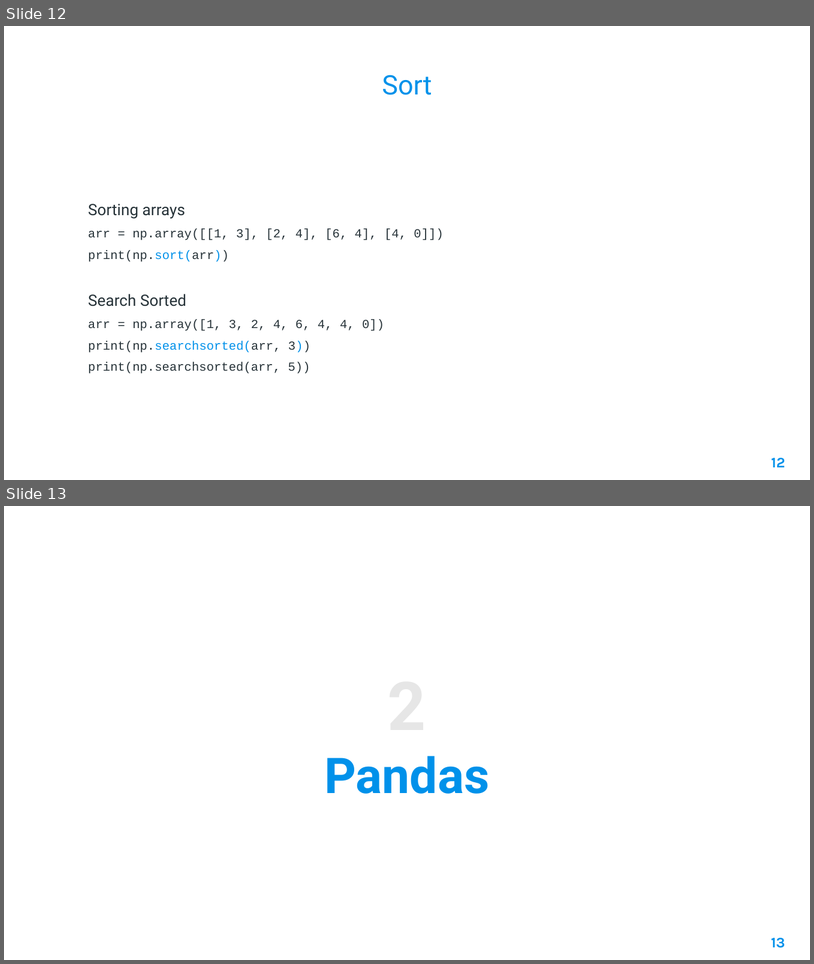
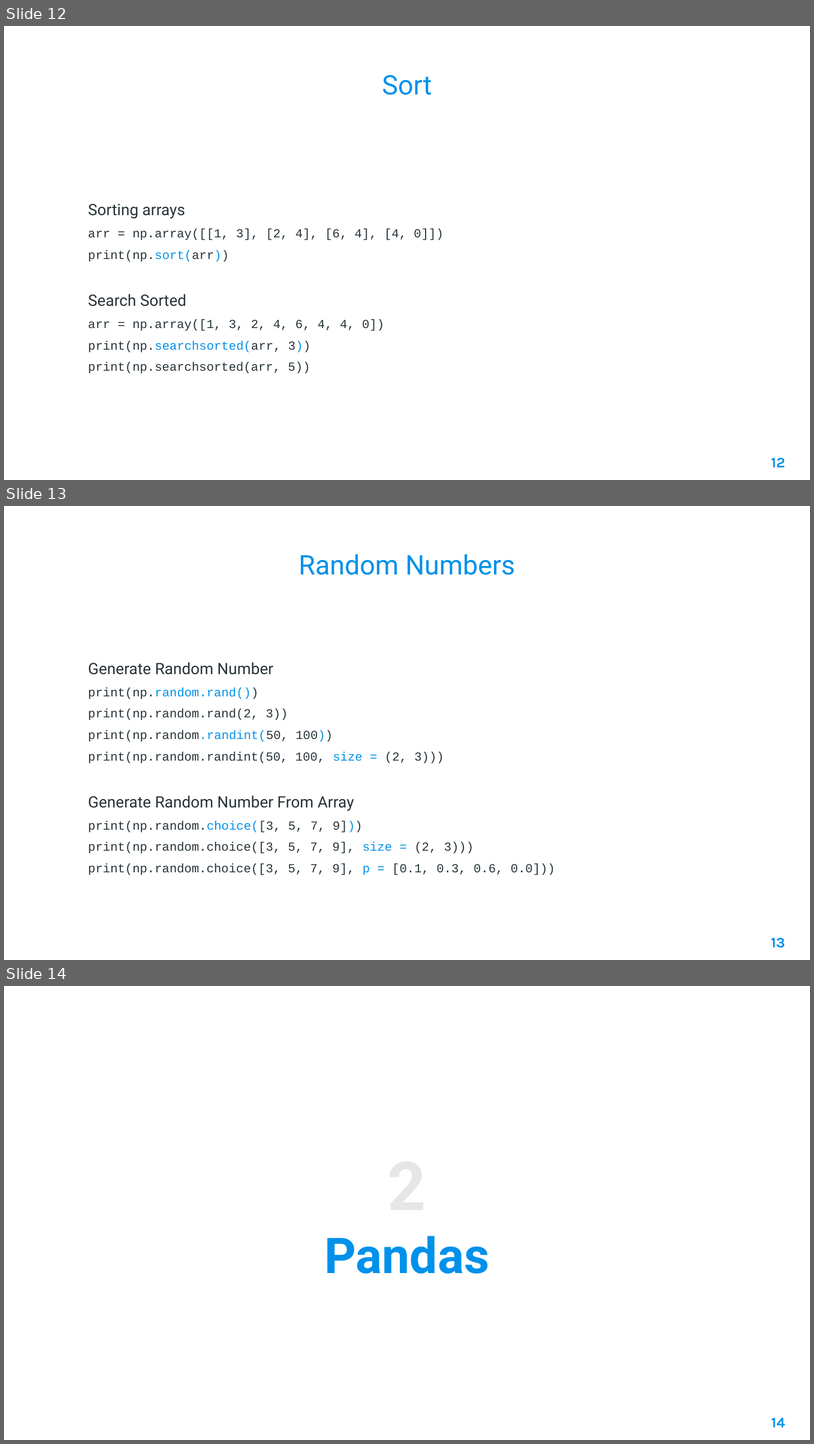
Before and after one commit to AleeRezaa/learn-python, a slide deck: 2 Data Science.pptx. Shown one above the other, each under a label of ours: slides 12 and 13 before the commit, slides 12, 13 and 14 after it. The pictures are 814x964 and 814x1444 pixels, drawn with LibreOffice and Linux fonts; fonts in the diff are those of the drawing; background and template pictures are left out. Boxes give left, top, right and bottom in pixels: in the first picture for what was removed or moved away, otherwise in the second. Text is boxed around its words. In the diff, an @@ line names an element or a change of style, - is before the commit and + after.

Commit message:
add np random numbers

```diff
--- a/2 Data Science.pptx
+++ b/2 Data Science.pptx
@@ slide 13 added at (4, 506, 810, 960), background picture (left out) @@
@@ title added at (299, 554, 515, 575), 24 pt, text #0091EA @@
+Random Numbers
@@ text added at (88, 662, 555, 875), 11 pt, text #263238 @@
+Generate Random Number
+print(np.random.rand())
+print(np.random.rand(2, 3))
+print(np.random.randint(50, 100))
+print(np.random.randint(50, 100, size = (2, 3)))
+Generate Random Number From Array
+print(np.random.choice([3, 5, 7, 9]))
+print(np.random.choice([3, 5, 7, 9], size = (2, 3)))
+print(np.random.choice([3, 5, 7, 9], p = [0.1, 0.3, 0.6, 0.0]))
@@ page number added at (771, 937, 786, 948), 13 pt, text #0091EA, bold @@
+13
@@ what was slide 13 is now slide 14 @@
@@ page number at (771, 1417, 785, 1427): text changed @@
-13
+14
```
Also in this commit, not shown: 1 other file.
